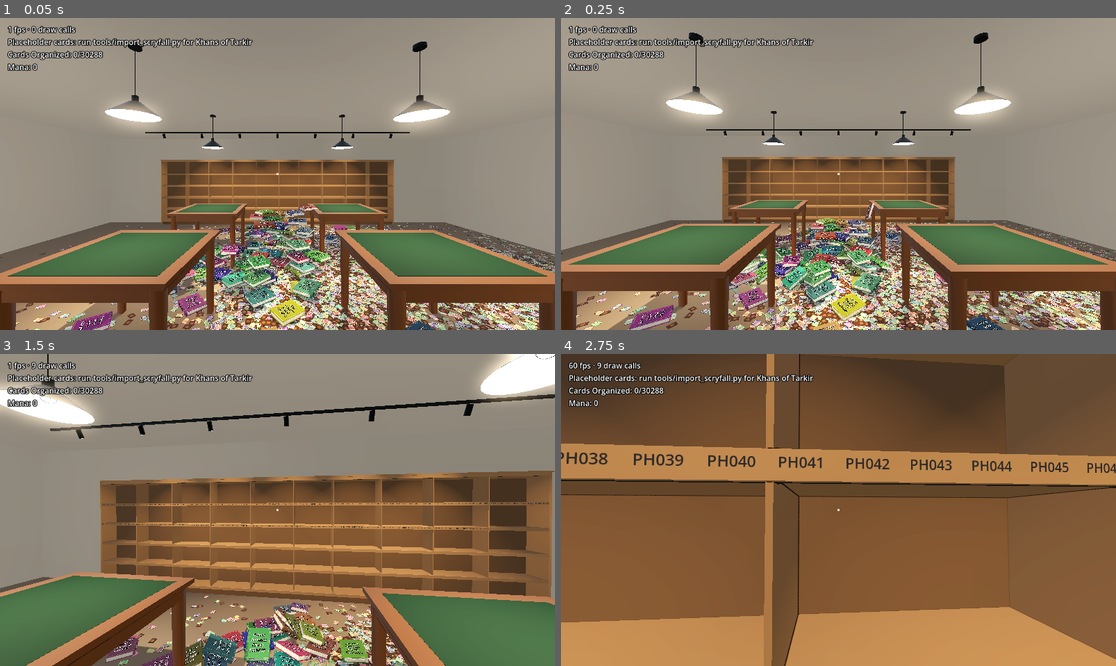
Above: before the commit, frames 1-4 (two rows, left to right).
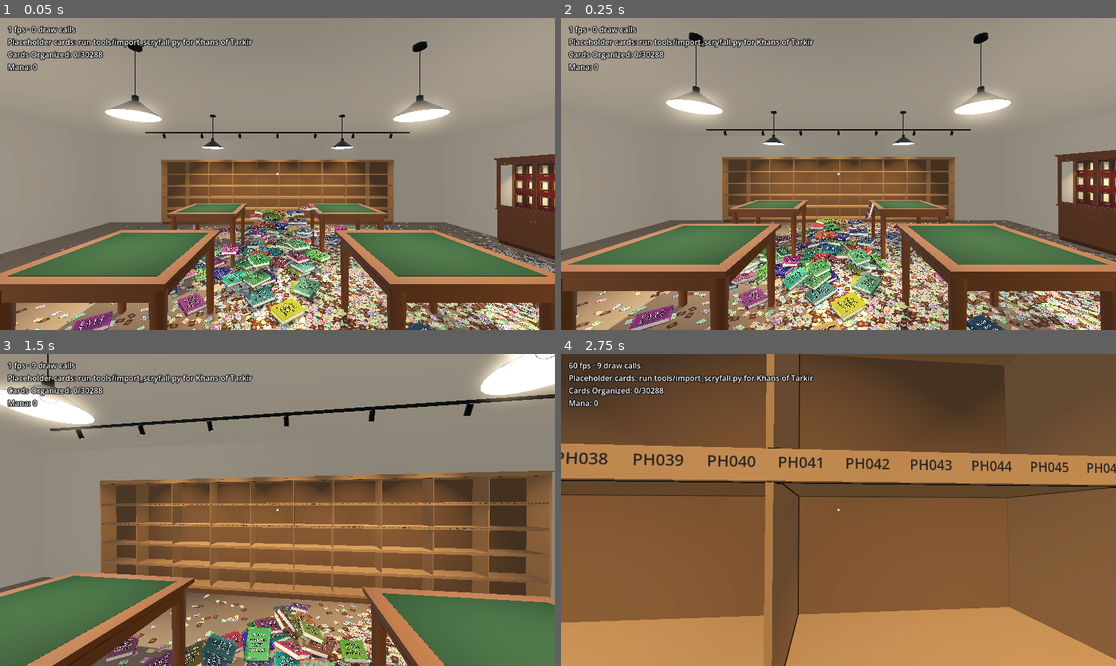
Above: after the commit, the same moments.

Repository: brian-kujawski/cracknstack
Game: Godot game, scene res://scenes/main.tscn
The game is run twice, just before and just after one commit, with the same random seed, the same clock (stepped at 60 frames per second) and the same inputs.
Inputs (mouse positions are in pixels of both pictures, inside the frame that each line leads up to):
- Up to frame 1 (0.05 s): no input
- Up to frame 2 (0.25 s): no input
- Up to frame 3 (1.5 s): tap Enter at 0.5 s; move the mouse to (305, 510) at 0.52 s; hold W (move_forward) from 0.53 s (still down); tap 5 (cast_abundance) at 0.6 s; click (305, 510) at 0.67 s; move the mouse to (249, 510) at 1.27 s; tap 4 (cast_chain_lightning) at 1.35 s
- Up to frame 4 (2.75 s): keep holding W (move_forward); move the mouse to (849, 503) at 2.02 s; tap 3 (cast_demonic_tutor) at 2.1 s

The runs differ from the first frame. In frame 1, 9.6% of the frame differs, in the area x 4-100%, y 43-100%; in frame 2, 10%, in the area x 4-100%, y 42-100%; in frame 3, 1.9%; in frame 4, nothing differs.

Commit message:
Add two oak and glass display cabinets for the rare cards
Two cabinets on the right-hand wall (seen from the door), each a cupboard
base with a glass case on it holding 18 empty shadow boxes (36 in all).
Each box has a Marker3D slot where a card hangs; Store.display_slots
lists all of them in reading order. Lights under each case's top shine
down on the frames and cast their shadows; the floor under the cabinets
is kept clear of the pile.

Co-Authored-By: Claude Opus 5.5 (1M context) <noreply@anthropic.com>
Claude-Session: https://claude.ai/code/session_01E48qJdQYaZnBrDP6iEmd7k

Diff:
--- /dev/null
+++ b/scripts/store/display_cabinet.gd
@@ -0,0 +1,281 @@
+class_name DisplayCabinet
+extends StaticBody3D
+## A solid-oak display cabinet for the rare cards: a closed cupboard base, and
+## on it a glass case with two glazed front doors, glass sides and a lined
+## back. Hung on the back, in rows, are empty shadow boxes, one per rare card,
+## each with a blank brass plate under it. Lights under the case's top shine
+## down onto the frames.
+##
+## Its origin is on the floor, centred under the cabinet, its back against
+## the wall, and its glass front faces local +Z. Local +X runs left to right
+## as you face it.
+##
+## Each shadow box has a slot: a Marker3D where a card hangs, face out (+Z),
+## upright (+Y), centred in the box. Nothing goes in them yet.
+
+const WIDTH := 1.5
+const DEPTH := 0.45
+## The cupboard base, up to the top of the shelf the glass case stands on.
+const BASE_HEIGHT := 0.885
+## Top of the glass case (under the cornice).
+const CASE_TOP := 2.05
+## The cornice overhangs the front and sides by this much.
+const CORNICE_OVERHANG := 0.03
+const CORNICE_HEIGHT := 0.08
+## Shadow boxes: rows top first, columns left to right.
+const ROWS := 3
+const COLUMNS := 6
+const SLOTS := ROWS * COLUMNS
+## A shadow box's outside size, and how deep it stands off the back.
+const FRAME_SIZE := Vector2(0.17, 0.22)
+const FRAME_DEPTH := 0.05
+## How far in front of the box's lining a card hangs (on standoffs).
+const CARD_STANDOFF := 0.012
+
+const _POST := 0.045
+const _BACK := 0.02
+const _LINING := 0.004
+const _MOULDING := 0.022
+
+## The slot markers, row by row from the top, left to right in each row.
+var slots: Array[Marker3D] = []
+
+var _parts := {}
+
+
+## The floor footprint (x across, z out from the wall), in local metres.
+static func footprint() -> Rect2:
+	var width := WIDTH + 2 * CORNICE_OVERHANG
+	return Rect2(-width / 2, -DEPTH / 2, width, DEPTH + CORNICE_OVERHANG)
+
+
+## Builds the meshes, lights, collision and slots. `wood` is the oak the
+## store's tables are made of, `light` the colour of its lamps. Call once
+## before adding to the tree.
+func build(wood: StandardMaterial3D, light: Color) -> void:
+	var dark := _tinted(wood, 0.7)
+	var walnut := _tinted(wood, 0.5)
+	var velvet := _material(Color(0.28, 0.06, 0.07), 0.95)
+	var linen := _material(Color(0.83, 0.79, 0.7), 0.95)
+	var brass := _material(Color(0.75, 0.6, 0.35), 0.35)
+	brass.metallic = 0.8
+	var glass := _material(Color(0.85, 0.93, 0.92, 0.1), 0.04)
+	glass.transparency = BaseMaterial3D.TRANSPARENCY_ALPHA
+	glass.metallic_specular = 0.8
+
+	_build_base(wood, dark, brass)
+	_build_case(wood, velvet, brass, glass)
+	_build_frames(walnut, linen, brass)
+	_build_lights(light)
+	_commit()
+
+	var box := BoxShape3D.new()
+	var top := CASE_TOP + CORNICE_HEIGHT
+	box.size = Vector3(WIDTH, top, DEPTH)
+	var shape := CollisionShape3D.new()
+	shape.shape = box
+	shape.position.y = top / 2
+	add_child(shape)
+
+
+## A recessed plinth, a carcass with two panelled doors, and the shelf the
+## case stands on, overhanging the doors a little.
+func _build_base(wood: Material, dark: Material, brass: Material) -> void:
+	const PLINTH := 0.09
+	const PLINTH_RECESS := 0.04
+	const SHELF := 0.035
+	_box(Vector3(WIDTH - 0.04, PLINTH, DEPTH - PLINTH_RECESS), Vector3(0, PLINTH / 2, -PLINTH_RECESS / 2), dark)
+	var carcass_top := BASE_HEIGHT - SHELF
+	var carcass := carcass_top - PLINTH
+	_box(Vector3(WIDTH, carcass, DEPTH - 0.022), Vector3(0, PLINTH + carcass / 2, -0.011), wood)
+	_box(Vector3(WIDTH + 0.02, SHELF, DEPTH + 0.015), Vector3(0, carcass_top + SHELF / 2, 0.0075), wood)
+
+	# Two doors meeting in the middle: a slab with a frame of stiles and rails
+	# standing proud of it, so the middle reads as a sunk panel.
+	const GAP := 0.004
+	const STILE := 0.06
+	const SLAB := 0.016
+	const RAISE := 0.008
+	var door := Vector2(WIDTH / 2 - 0.02 - GAP, carcass - 2 * GAP)
+	var mid_y := PLINTH + carcass / 2
+	var slab_z := DEPTH / 2 - 0.022 + SLAB / 2
+	for side in [-1, 1]:
+		var x: float = side * (GAP / 2 + door.x / 2)
+		_box(Vector3(door.x, door.y, SLAB), Vector3(x, mid_y, slab_z), wood)
+		var face_z := slab_z + SLAB / 2 + RAISE / 2
+		for edge in [-1, 1]:
+			_box(Vector3(STILE, door.y, RAISE), Vector3(x + edge * (door.x - STILE) / 2, mid_y, face_z), wood)
+			_box(Vector3(door.x - 2 * STILE, STILE, RAISE), Vector3(x, mid_y + edge * (door.y - STILE) / 2, face_z), wood)
+		# A small brass knob by the meeting edge.
+		var knob := Vector3(side * (GAP / 2 + STILE / 2), mid_y + door.y * 0.3, face_z + RAISE / 2)
+		_box(Vector3(0.018, 0.018, 0.024), knob + Vector3(0, 0, 0.012), brass)
+
+
+## The glass case: corner posts, a back panel lined with velvet, glass sides,
+## two glazed doors, top and bottom rails, and a stepped cornice.
+func _build_case(wood: Material, velvet: Material, brass: Material, glass: Material) -> void:
+	var height := CASE_TOP - BASE_HEIGHT
+	var mid_y := BASE_HEIGHT + height / 2
+	var front := DEPTH / 2
+	var back := -DEPTH / 2
+	_box(Vector3(WIDTH, height, _BACK), Vector3(0, mid_y, back + _BACK / 2), wood)
+	_box(Vector3(WIDTH - 2 * _POST, height - 0.01, _LINING), Vector3(0, mid_y, back + _BACK + _LINING / 2), velvet)
+	for side in [-1, 1]:
+		var x: float = side * (WIDTH / 2 - _POST / 2)
+		_box(Vector3(_POST, height, _POST), Vector3(x, mid_y, front - _POST / 2), wood)
+		_box(Vector3(_POST, height, _POST), Vector3(x, mid_y, back + _BACK + _POST / 2), wood)
+		# Glass between the posts, with a thin rail top and bottom.
+		var run := DEPTH - _BACK - 2 * _POST
+		var run_z := back + _BACK + _POST + run / 2
+		_box(Vector3(0.006, height - 0.07, run), Vector3(side * (WIDTH / 2 - 0.012), mid_y, run_z), glass, false)
+		_box(Vector3(0.025, 0.035, run), Vector3(side * (WIDTH / 2 - 0.0125), BASE_HEIGHT + 0.0175, run_z), wood)
+		_box(Vector3(0.025, 0.035, run), Vector3(side * (WIDTH / 2 - 0.0125), CASE_TOP - 0.0175, run_z), wood)
+
+	# Front rails: a low one at the bottom and a deeper one at the top, which
+	# hides the light strip behind it.
+	const BOTTOM_RAIL := 0.04
+	const TOP_RAIL := 0.06
+	var inner := WIDTH - 2 * _POST
+	_box(Vector3(inner, BOTTOM_RAIL, 0.03), Vector3(0, BASE_HEIGHT + BOTTOM_RAIL / 2, front - 0.015), wood)
+	_box(Vector3(inner, TOP_RAIL, 0.03), Vector3(0, CASE_TOP - TOP_RAIL / 2, front - 0.015), wood)
+	_box(Vector3(WIDTH, 0.025, DEPTH), Vector3(0, CASE_TOP + 0.0125, 0), wood)
+
+	# Two glazed doors meeting in the middle, each a frame round a glass pane,
+	# with a brass knob and a lock escutcheon at the meeting stiles.
+	const GAP := 0.003
+	const STILE := 0.035
+	const THICK := 0.022
+	var door := Vector2(inner / 2 - GAP, height - BOTTOM_RAIL - TOP_RAIL - 2 * GAP)
+	var door_y := BASE_HEIGHT + BOTTOM_RAIL + GAP + door.y / 2
+	var door_z := front - 0.004 - THICK / 2
+	for side in [-1, 1]:
+		var x: float = side * (GAP / 2 + door.x / 2)
+		for edge in [-1, 1]:
+			_box(Vector3(STILE, door.y, THICK), Vector3(x + edge * (door.x - STILE) / 2, door_y, door_z), wood)
+			_box(Vector3(door.x - 2 * STILE, STILE, THICK), Vector3(x, door_y + edge * (door.y - STILE) / 2, door_z), wood)
+		_box(Vector3(door.x - 2 * STILE + 0.01, door.y - 2 * STILE + 0.01, 0.005), Vector3(x, door_y, door_z), glass, false)
+		var stile_x: float = side * (GAP / 2 + STILE / 2)
+		_box(Vector3(0.016, 0.016, 0.02), Vector3(stile_x, door_y - 0.05, front + 0.006), brass)
+	_box(Vector3(0.012, 0.03, 0.002), Vector3(-(GAP / 2 + STILE / 2), door_y + 0.03, front + 0.001), brass)
+
+	# The cornice: a cove step, then the crown, both overhanging front and
+	# sides and flush with the wall behind.
+	var step := CORNICE_OVERHANG / 2
+	var cove_y := CASE_TOP + 0.025
+	_box(Vector3(WIDTH + 2 * step, 0.025, DEPTH + step), Vector3(0, cove_y + 0.0125, step / 2), wood)
+	var crown := CORNICE_HEIGHT - 0.05
+	_box(Vector3(WIDTH + 2 * CORNICE_OVERHANG, crown, DEPTH + CORNICE_OVERHANG),
+		Vector3(0, cove_y + 0.025 + crown / 2, CORNICE_OVERHANG / 2), wood)
+
+
+## The shadow boxes, hung on the velvet back in a grid: a walnut moulding as
+## deep as the box, a gilt slip round the front of the opening, and a linen
+## lining at the back. Under each, a blank brass plate for the card's name.
+func _build_frames(walnut: Material, linen: Material, brass: Material) -> void:
+	var gilt := _material(Color(0.8, 0.66, 0.38), 0.4)
+	gilt.metallic = 0.7
+	var back := -DEPTH / 2 + _BACK + _LINING
+	var usable := Vector2(WIDTH - 2 * _POST, CASE_TOP - 0.06 - BASE_HEIGHT - 0.04)
+	var pitch := Vector2(usable.x / COLUMNS, usable.y / ROWS)
+	var w := FRAME_SIZE.x
+	var h := FRAME_SIZE.y
+	var m := _MOULDING
+	var z := back + FRAME_DEPTH / 2
+	for row in ROWS:
+		for column in COLUMNS:
+			var x := -usable.x / 2 + pitch.x * (column + 0.5)
+			# Frame sits a little above the middle of its cell; the plate goes under.
+			var y := CASE_TOP - 0.06 - pitch.y * (row + 0.5) + 0.02
+			_box(Vector3(w, m, FRAME_DEPTH), Vector3(x, y + (h - m) / 2, z), walnut)
+			_box(Vector3(w, m, FRAME_DEPTH), Vector3(x, y - (h - m) / 2, z), walnut)
+			_box(Vector3(m, h - 2 * m, FRAME_DEPTH), Vector3(x - (w - m) / 2, y, z), walnut)
+			_box(Vector3(m, h - 2 * m, FRAME_DEPTH), Vector3(x + (w - m) / 2, y, z), walnut)
+			_box(Vector3(w - 2 * m, h - 2 * m, 0.006), Vector3(x, y, back + 0.003), linen)
+			# Gilt slip just inside the front of the moulding.
+			const SLIP := 0.005
+			var inner := Vector2(w - 2 * m, h - 2 * m)
+			var slip_z := back + FRAME_DEPTH - 0.004
+			_box(Vector3(inner.x, SLIP, 0.008), Vector3(x, y + (inner.y - SLIP) / 2, slip_z), gilt)
+			_box(Vector3(inner.x, SLIP, 0.008), Vector3(x, y - (inner.y - SLIP) / 2, slip_z), gilt)
+			_box(Vector3(SLIP, inner.y - 2 * SLIP, 0.008), Vector3(x - (inner.x - SLIP) / 2, y, slip_z), gilt)
+			_box(Vector3(SLIP, inner.y - 2 * SLIP, 0.008), Vector3(x + (inner.x - SLIP) / 2, y, slip_z), gilt)
+			_box(Vector3(0.08, 0.02, 0.003), Vector3(x, y - h / 2 - 0.028, back + 0.0015), brass)
+
+			var slot := Marker3D.new()
+			slot.name = "Slot%02d" % slots.size()
+			slot.position = Vector3(x, y, back + 0.006 + CARD_STANDOFF)
+			add_child(slot)
+			slots.append(slot)
+
+
+## Two spotlights tucked behind the top rail, aimed down at the back of the
+## case, and the strip they stand for. They cast shadows, so each frame
+## throws its own shadow down the velvet. Glass casts none, so some light
+## spills through the sides onto the wall, as it would.
+func _build_lights(colour: Color) -> void:
+	var strip := MeshInstance3D.new()
+	var strip_mesh := BoxMesh.new()
+	strip_mesh.size = Vector3(WIDTH - 2 * _POST - 0.04, 0.006, 0.014)
+	strip.mesh = strip_mesh
+	var lit := StandardMaterial3D.new()
+	lit.albedo_color = Color(1, 0.95, 0.85)
+	lit.emission_enabled = true
+	lit.emission = colour
+	lit.emission_energy_multiplier = 3.0
+	strip.material_override = lit
+	strip.cast_shadow = GeometryInstance3D.SHADOW_CASTING_SETTING_OFF
+	strip.position = Vector3(0, CASE_TOP - 0.006, DEPTH / 2 - 0.05)
+	add_child(strip)
+	for side in [-1, 1]:
+		var light := SpotLight3D.new()
+		light.light_color = colour
+		light.light_energy = 0.6
+		light.spot_angle = 48.0
+		light.spot_angle_attenuation = 2.0
+		light.spot_range = 1.5
+		light.spot_attenuation = 0.9
+		light.light_specular = 0.3
+		light.shadow_enabled = true
+		light.shadow_blur = 1.5
+		add_child(light)
+		light.position = Vector3(side * WIDTH * 0.22, CASE_TOP - 0.02, DEPTH / 2 - 0.06)
+		light.look_at_from_position(light.position,
+			Vector3(side * WIDTH * 0.22, BASE_HEIGHT + 0.35, -DEPTH / 2), Vector3.UP)
+
+
+## Queues a box into its material's merged mesh, so the whole cabinet draws
+## in a handful of calls. Glass doesn't cast shadows.
+func _box(size: Vector3, center: Vector3, material: Material, shadows := true) -> void:
+	var key := [material, shadows]
+	if not _parts.has(key):
+		var tool := SurfaceTool.new()
+		tool.begin(Mesh.PRIMITIVE_TRIANGLES)
+		_parts[key] = tool
+	var mesh := BoxMesh.new()
+	mesh.size = size
+	(_parts[key] as SurfaceTool).append_from(mesh, 0, Transform3D(Basis(), center))
+
+
+func _commit() -> void:
+	for key in _parts:
+		var instance := MeshInstance3D.new()
+		instance.mesh = (_parts[key] as SurfaceTool).commit()
+		instance.material_override = key[0]
+		if not key[1]:
+			instance.cast_shadow = GeometryInstance3D.SHADOW_CASTING_SETTING_OFF
+		add_child(instance)
+	_parts.clear()
+
+
+static func _tinted(material: StandardMaterial3D, factor: float) -> StandardMaterial3D:
+	var copy: StandardMaterial3D = material.duplicate()
+	var c := copy.albedo_color
+	copy.albedo_color = Color(c.r * factor, c.g * factor, c.b * factor, c.a)
+	return copy
+
+
+static func _material(color: Color, roughness: float) -> StandardMaterial3D:
+	var material := StandardMaterial3D.new()
+	material.albedo_color = color
+	material.roughness = roughness
+	return material
--- a/scripts/store/store_builder.gd
+++ b/scripts/store/store_builder.gd
@@ -2,7 +2,8 @@
 ## Builds the graybox store: one small room, cluttered on purpose. A closed
 ## door in the front wall, one wall-length binder shelf on the back wall, and
 ## four work tables in the middle for setting binders down and stacking cards.
-## The side walls are left open for store dressing later.
+## On the right-hand wall (seen from the door) stand two glass display
+## cabinets for the rare cards; the left wall is open for store dressing later.
 ##
 ## Everything is plain boxes so the layout is cheap to change. Coordinates are
 ## metres: x runs 0..WIDTH left to right as you face the back wall, z runs from
@@ -41,6 +42,10 @@
 const TRACK_Z := 1.15
 const TRACK_HEADS := 7
 const FIXTURE_LIGHT := Color(1.0, 0.82, 0.6)
+## The display cabinets stand against the right-hand wall (x = WIDTH), facing
+## into the room, centred at these z, back one first. They line up with the
+## table rows.
+const CABINET_ZS := [2.9, 5.3]
 
 ## Floor footprints nothing on the floor may overlap (the shelves and the
 ## table legs), as x/z rectangles. The space under a table top is open:
@@ -51,6 +56,9 @@
 var window_lights: Array[Light3D] = []
 var curtain_material := _material(Color(0.86, 0.8, 0.68))
 var sky_material := StandardMaterial3D.new()
+## Every shadow box in the display cabinets, back cabinet first, each
+## cabinet's top row first, left to right as you face it.
+var display_slots: Array[Marker3D] = []
 
 var _wall_material := _material(Color(0.86, 0.84, 0.8))
 var _floor_material := _material(Color(0.55, 0.5, 0.45))
@@ -70,6 +78,7 @@
 	_build_shell()
 	_build_binder_shelves()
 	_build_tables()
+	_build_display_cabinets()
 	_build_windows()
 	_build_door()
 	_build_pendants()
@@ -204,6 +213,23 @@
 	shape.shape = box
 	shape.position = center
 	body.add_child(shape)
+
+
+## Two oak and glass display cabinets on the right-hand wall, their backs to
+## the wall, holding an empty shadow box for each rare card.
+func _build_display_cabinets() -> void:
+	for i in CABINET_ZS.size():
+		var cabinet := DisplayCabinet.new()
+		cabinet.name = "DisplayCabinet%d" % (i + 1)
+		cabinet.build(_table_material, FIXTURE_LIGHT)
+		cabinet.position = Vector3(WIDTH - DisplayCabinet.DEPTH / 2, 0, CABINET_ZS[i])
+		cabinet.rotation.y = -PI / 2
+		add_child(cabinet)
+		display_slots.append_array(cabinet.slots)
+		# Turned a quarter, the footprint's across becomes z and its out-from-the-wall -x.
+		var footprint := DisplayCabinet.footprint()
+		obstacles.append(Rect2(Vector2(WIDTH - DisplayCabinet.DEPTH / 2 - footprint.end.y, CABINET_ZS[i] + footprint.position.x),
+			Vector2(footprint.size.y, footprint.size.x)))
 
 
 ## Each window is a framed opening with a deep sill, the sky behind it, and
--- a/tests/test_runner.gd
+++ b/tests/test_runner.gd
@@ -45,6 +45,7 @@
 	await _test_step_four_upgrades()
 	await _test_steps_five_to_seven()
 	_test_day_cycle()
+	_test_display_cabinets()
 	await _test_crouch()
 	await _test_lean_over_table()
 	CardDatabase.load_file(CardDatabase.PLACEHOLDER_PATH)
@@ -1334,6 +1335,36 @@
 			while not child.is_queued_for_deletion() and steps < 600:
 				child._physics_process(1.0 / 60.0)
 				steps += 1
+func _test_display_cabinets() -> void:
+	var store_script := preload("res://scripts/store/store_builder.gd")
+	var store: Node3D = store_script.new()
+	add_child(store)
+	var slots: Array[Marker3D] = store.display_slots
+	_check(slots.size() == 36, "36 shadow boxes across the display cabinets (%d)" % slots.size())
+	var wall: float = store_script.WIDTH
+	for slot in slots:
+		var at := slot.global_position
+		# From the door (facing -z), the right-hand wall is x = WIDTH.
+		if at.x < wall - DisplayCabinet.DEPTH or at.x > wall or at.y < DisplayCabinet.BASE_HEIGHT or at.y > DisplayCabinet.CASE_TOP:
+			_check(false, "slot %s inside a cabinet on the right-hand wall (%s)" % [slot.name, at])
+			break
+		if not slot.global_basis.z.is_equal_approx(Vector3.LEFT):
+			_check(false, "slot %s faces into the room" % slot.name)
+			break
+	# Slots read left to right facing the wall: towards the door, along +z.
+	_check(slots[0].global_position.z < slots[1].global_position.z, "slots run left to right")
+	_check(slots[0].global_position.y > slots[DisplayCabinet.COLUMNS].global_position.y, "top row first")
+	_check(slots[DisplayCabinet.SLOTS].global_position.z > slots[DisplayCabinet.SLOTS - 1].global_position.z, "back cabinet first")
+	# Nothing on the floor lands in a cabinet.
+	for z in store_script.CABINET_ZS:
+		var blocked := false
+		for rect in store.obstacles:
+			if rect.has_point(Vector2(wall - 0.05, z + DisplayCabinet.WIDTH / 2 - 0.02)) and rect.has_point(Vector2(wall - DisplayCabinet.DEPTH + 0.02, z - DisplayCabinet.WIDTH / 2)):
+				blocked = true
+		_check(blocked, "the floor under the cabinet at z %.1f is kept clear" % z)
+	store.free()
+
+
 func _test_day_cycle() -> void:
 	var noon := DayCycle.daylight_at(12.5)
 	var midnight := DayCycle.daylight_at(0.0)
Not shown, added: scripts/store/display_cabinet.gd.uid
